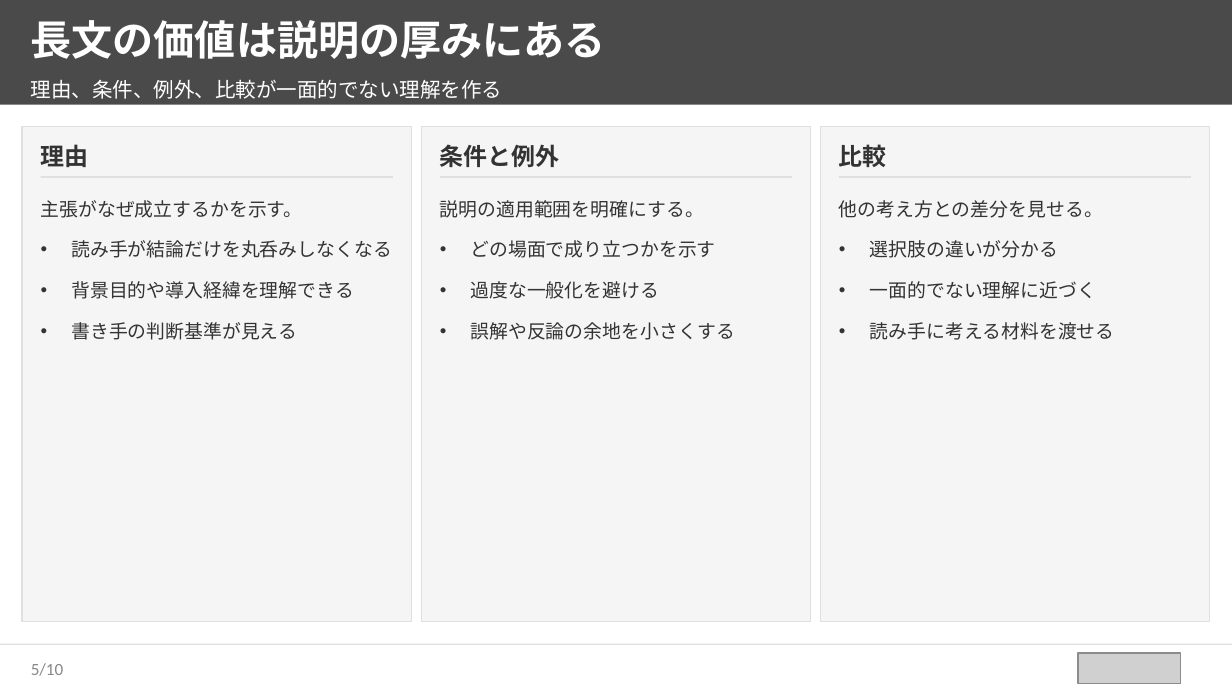
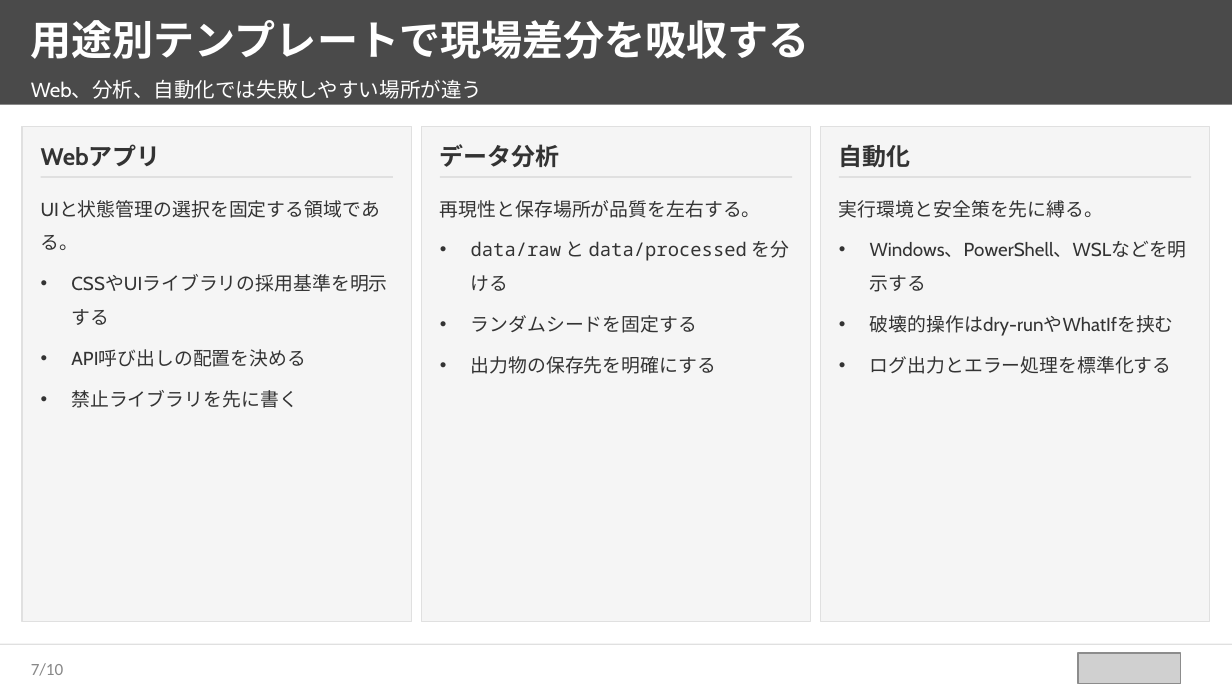
Before and after one commit to takuya109048/html2pptx, a slide deck: slide 8 of sample_source_deck.pptx (slide 6 before the commit). Drawn at 1232x693 pixels with LibreOffice and Linux fonts; fonts in the diff are those of the drawing; grey boxes stand for pictures. Boxes give left, top, right and bottom in pixels: in the first picture for what was removed or moved away, otherwise in the second. Text is boxed around its words. In the diff, an @@ line names an element or a change of style, - is before the commit and + after.

```diff
--- a/sample_source_deck.pptx
+++ b/sample_source_deck.pptx
@@ text at (31,20,810,59): text changed @@
-長文の価値は説明の厚みにある
+用途別テンプレートで現場差分を吸収する
@@ text at (31,79,482,99): text changed @@
-理由、条件、例外、比較が一面的でない理解を作る
+Web、分析、自動化では失敗しやすい場所が違う
@@ text at (41,145,161,166): text changed; font Calibri to Cabin @@
-理由
+Webアプリ
@@ text at (440,144,560,167): text changed @@
-条件と例外
+データ分析
@@ text at (839,144,911,167): text changed @@
-比較
+自動化
@@ text at (440,200,790,374): text changed @@
-説明の適用範囲を明確にする。
-• どの場面で成り立つかを示す
-• 過度な一般化を避ける
-• 誤解や反論の余地を小さくする
+再現性と保存場所が品質を左右する。
+• data/raw と data/processed を分ける
+• ランダムシードを固定する
+• 出力物の保存先を明確にする
@@ text at (839,200,1187,374): text changed @@
-他の考え方との差分を見せる。
-• 選択肢の違いが分かる
-• 一面的でない理解に近づく
-• 読み手に考える材料を渡せる
+実行環境と安全策を先に縛る。
+• Windows、PowerShell、WSLなどを明示する
+• 破壊的操作はdry-runやWhatIfを挟む
+• ログ出力とエラー処理を標準化する
@@ text at (41,235,306,408): text changed @@
-主張がなぜ成立するかを示す。
-• 読み手が結論だけを丸呑みしなくなる
-• 背景目的や導入経緯を理解できる
-• 書き手の判断基準が見える
+UIと状態管理の選択を固定する領域である。
+• CSSやUIライブラリの採用基準を明示する
+• API呼び出しの配置を決める
+• 禁止ライブラリを先に書く
@@ page number at (31,663,64,676): text changed @@
-5/10
+7/10
```
Also in this commit, not shown: 6 other slides changed, 3 slides added, 3 slides removed, 5 other files.
